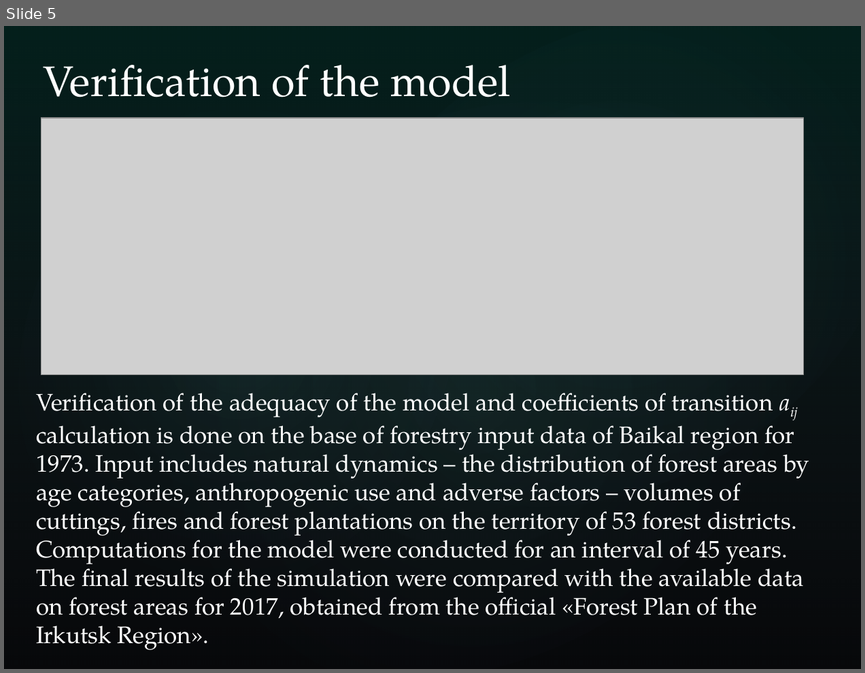
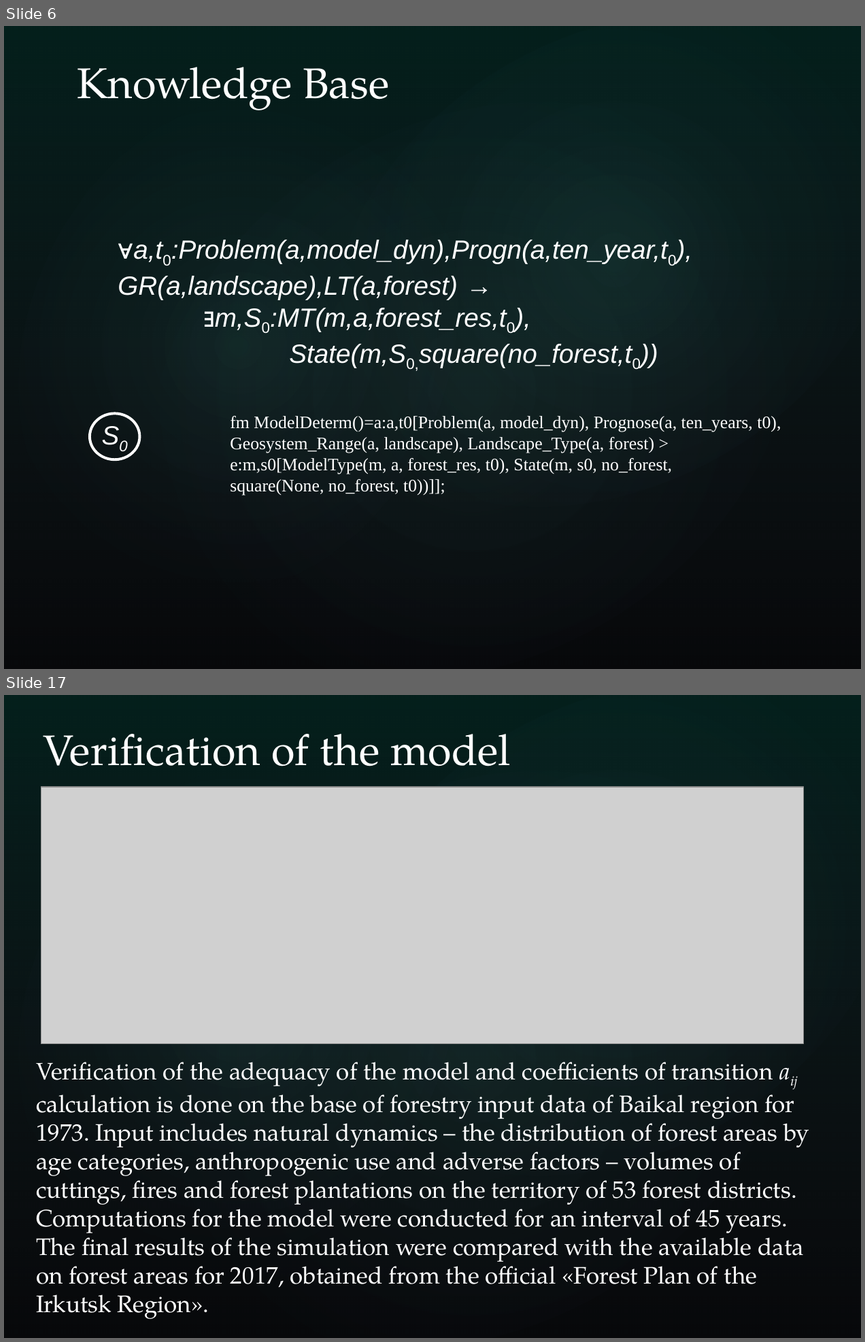
Before and after one commit to eugeneai/pres, a slide deck: china-travel/ready/popova_aiit19.pptx. Shown one above the other, each under a label of ours: slide 5 before the commit, slides 6 and 17 after it; the slides between them are not shown. The pictures are 865x673 and 865x1342 pixels, drawn with LibreOffice and Linux fonts; fonts in the diff are those of the drawing; grey boxes stand for pictures; background and template pictures are left out. Boxes give left, top, right and bottom in pixels: in the first picture for what was removed or moved away, otherwise in the second. Text is boxed around its words. In the diff, an @@ line names an element or a change of style, - is before the commit and + after.

```diff
--- a/china-travel/ready/popova_aiit19.pptx
+++ b/china-travel/ready/popova_aiit19.pptx
@@ slide 6 added at box(4, 26, 861, 669), background picture (left out); not listed: 4 template elements that a slide beside it also shows @@
@@ title added at box(77, 67, 389, 110), 36 pt, text #FFFFFF @@
+Knowledge Base
@@ text added at box(118, 240, 668, 367), 22.1 pt, text #FFFFFF, italic @@
+∀a,t0:Problem(a,model_dyn),Progn(a,ten_year,t0),
+GR(a,landscape),LT(a,forest) →
+∃m,S0:MT(m,a,forest_res,t0),
+State(m,S0,square(no_forest,t0))
@@ ellipse added at box(90, 414, 139, 460), outline #FFFFFF 2.25 pt, 22.1 pt, text #FFFFFF, italic @@
+S0
@@ text added at box(230, 416, 781, 495), 14.8 pt, text #FFFFFF @@
+fm ModelDeterm()=a:a,t0[Problem(a, model_dyn), Prognose(a, ten_years, t0), Geosystem_Range(a, landscape), Landscape_Type(a, forest) > e:m,s0[ModelType(m, a, forest_res, t0), State(m, s0, no_forest, square(None, no_forest, t0))]];
@@ what was slide 5 is now slide 17 @@
```
Also in this commit, not shown: 5 slides changed, 13 other slides added, 1 slide removed, 8 other files.
